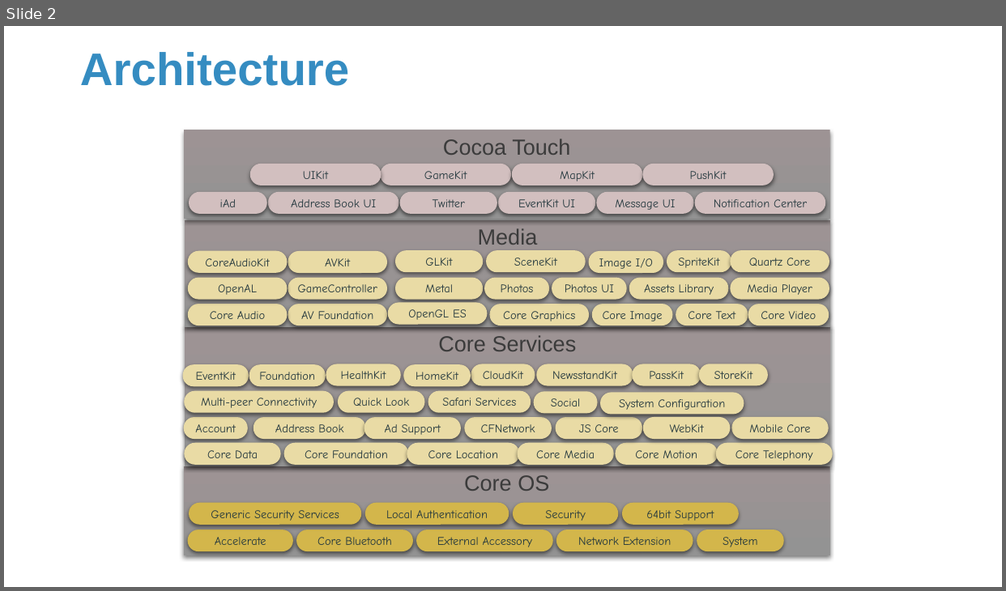
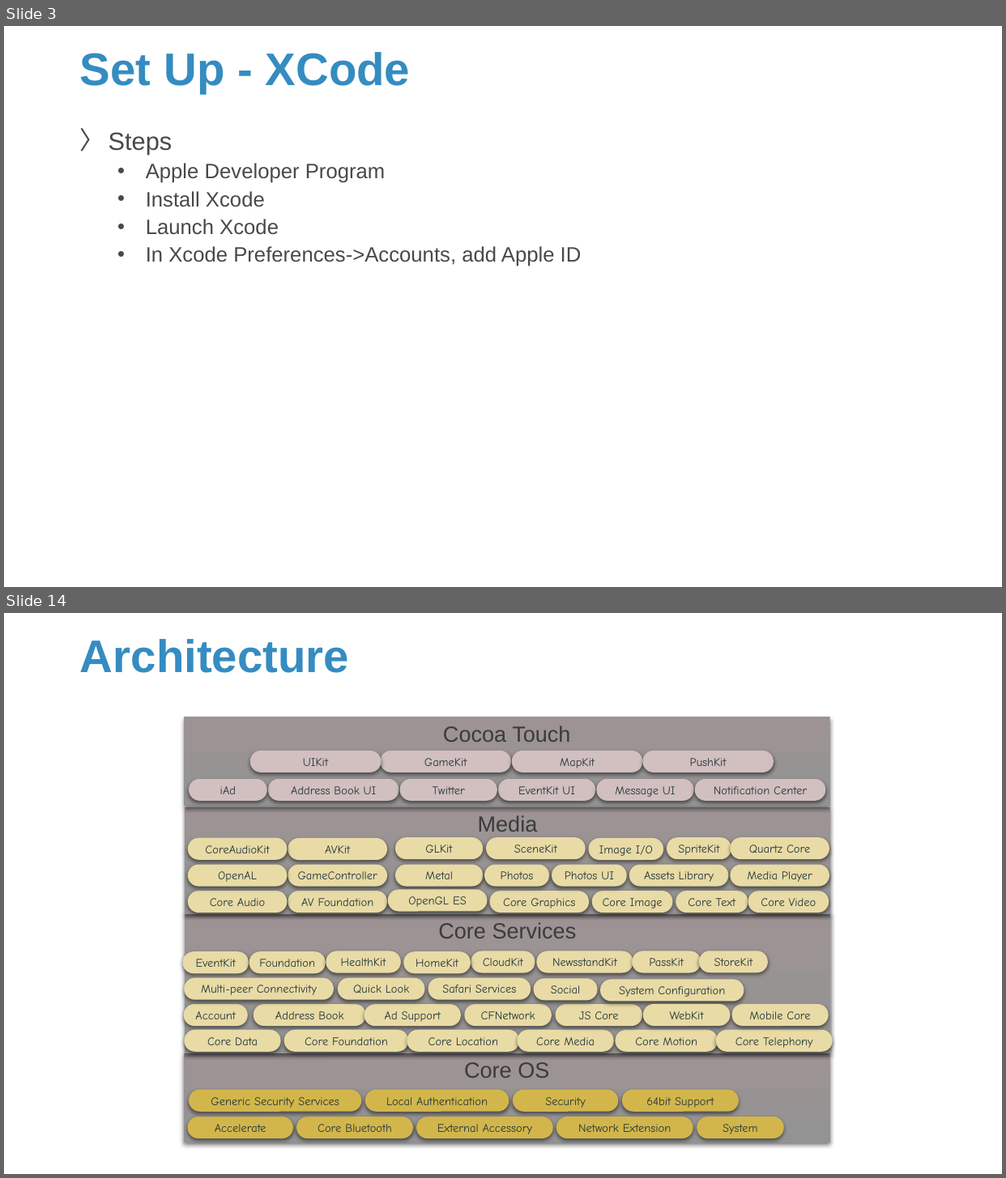
Before and after one commit to Sparks-Lu/TechNotes, a slide deck: Misc/iOS_General.pptx. Shown one above the other, each under a label of ours: slide 2 before the commit, slides 3 and 14 after it; the slides between them are not shown. The pictures are 1006x591 and 1006x1178 pixels, drawn with LibreOffice and Linux fonts; fonts in the diff are those of the drawing; background and template pictures are left out. Boxes give left, top, right and bottom in pixels: in the first picture for what was removed or moved away, otherwise in the second. Text is boxed around its words. In the diff, an @@ line names an element or a change of style, - is before the commit and + after.

```diff
--- a/Misc/iOS_General.pptx
+++ b/Misc/iOS_General.pptx
@@ slide 3 added at (4,26,1002,587), background picture (left out) @@
@@ title added at (80,52,411,94), 44 pt, text #358CC1, bold @@
+Set Up - XCode
@@ text added at (108,132,582,267), 20 pt, text #47494B @@
+〉 Steps
+  • Apple Developer Program
+  • Install Xcode
+  • Launch Xcode
+  • In Xcode Preferences->Accounts, add Apple ID
@@ what was slide 2 is now slide 14 @@
```
Also in this commit, not shown: 1 slide changed, 11 other slides added, 9 other files.
